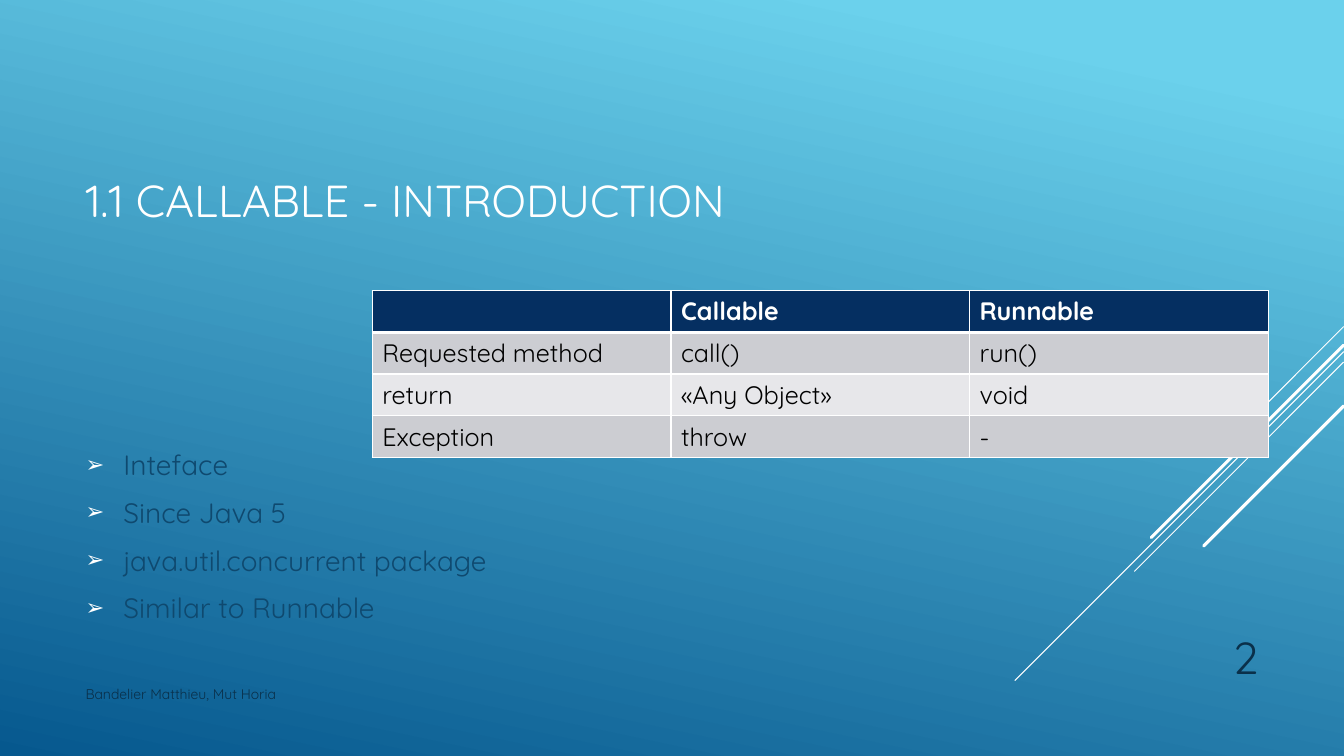
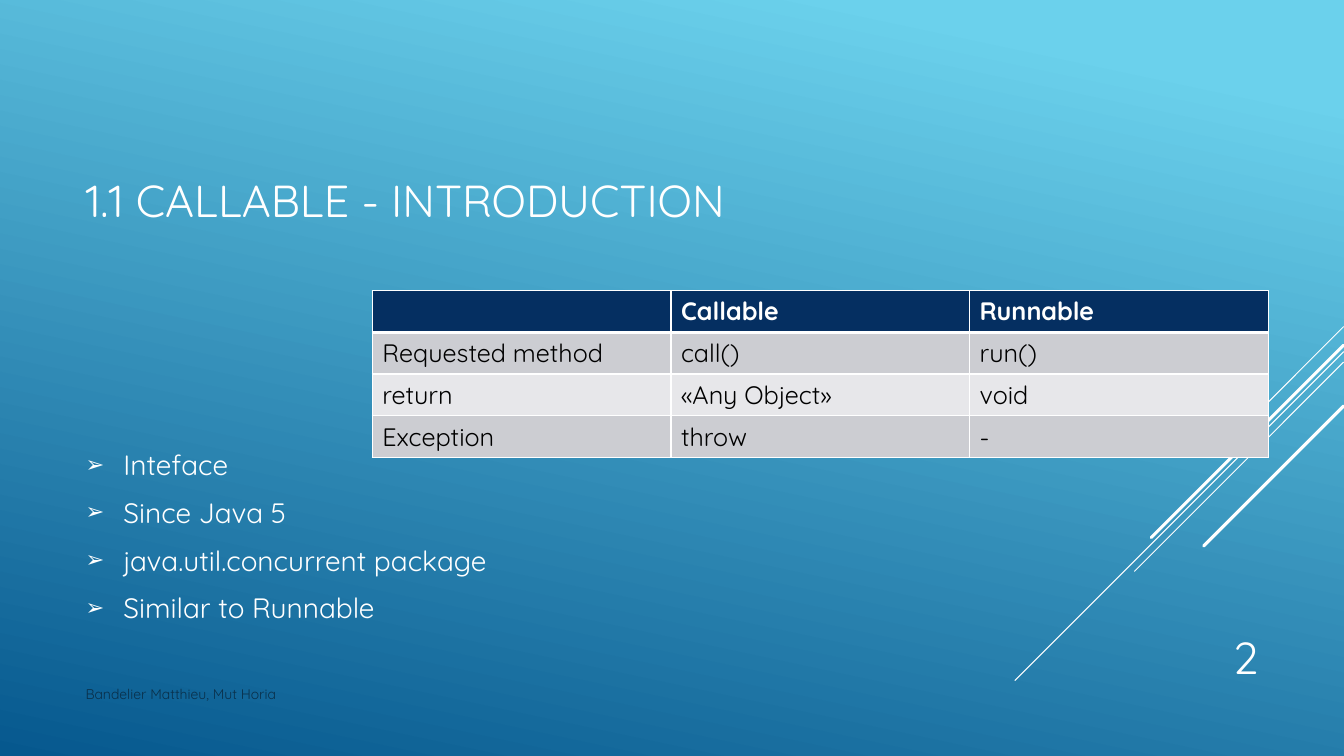
Before and after one commit to Drakesinger/FutureTaskAndCallable, a slide deck: slide 2 of presentation/CallableFutureTask.pptx. Drawn at 1344x756 pixels with LibreOffice and Linux fonts; fonts in the diff are those of the drawing. Boxes give left, top, right and bottom in pixels: in the first picture for what was removed or moved away, otherwise in the second. Text is boxed around its words. In the diff, an @@ line names an element or a change of style, - is before the commit and + after.

```diff
--- a/presentation/CallableFutureTask.pptx
+++ b/presentation/CallableFutureTask.pptx
@@ text "Inteface" at <box>123,454,486,619</box>: text colour #0F496F to #FFFFFF @@
@@ page number at <box>1233,642,1258,674</box>: text colour #0A304A to #FFFFFF @@
```
Also in this commit, not shown: 6 other slides changed, 3 other files.
